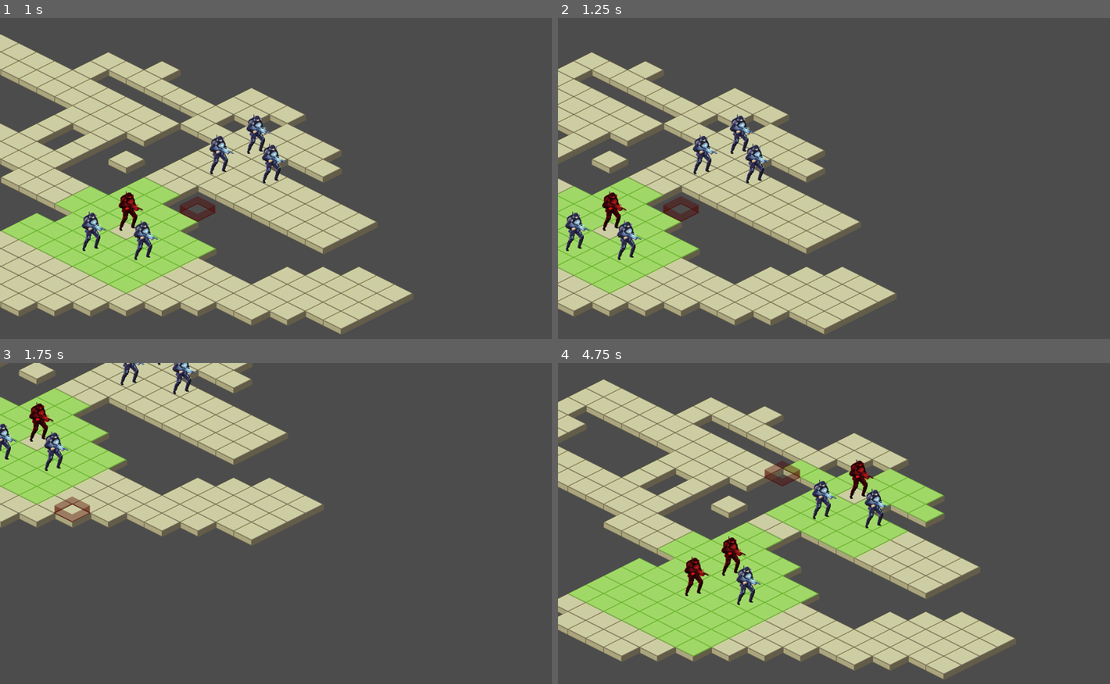
Above: before the commit, frames 1-4 (two rows, left to right).
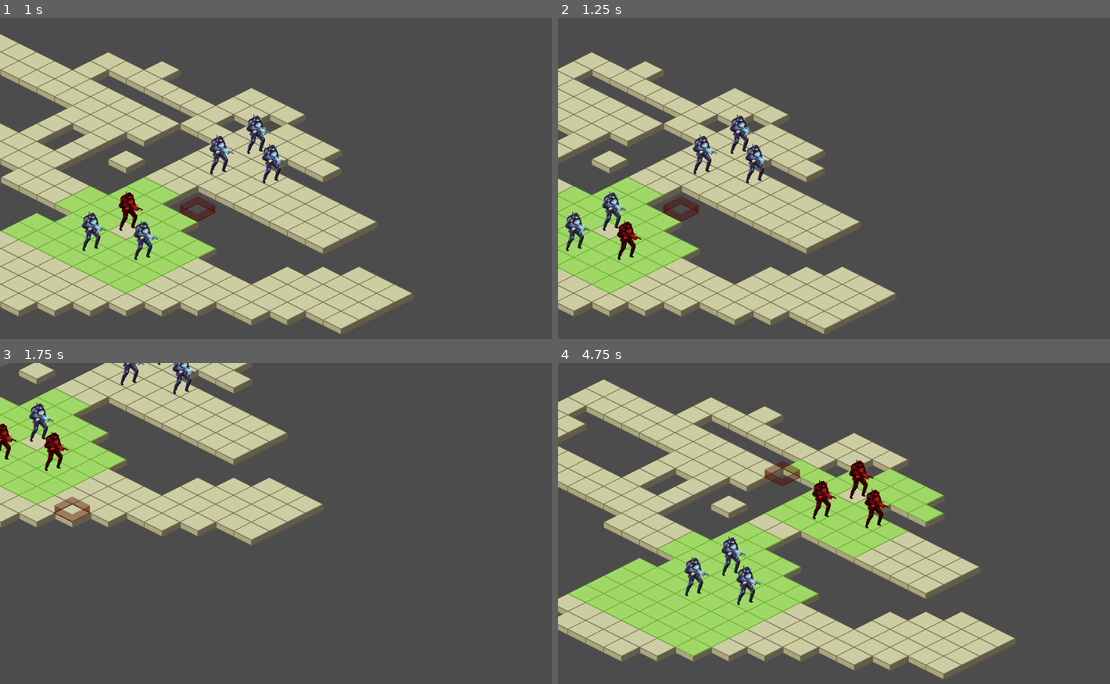
Above: after the commit, the same moments.

Repository: gamerevar/proyecto-comunitario-1-gd
Game: Godot game, scene res://scenes/TestScenes/TestScene.tscn
The game is run twice, just before and just after one commit, with the same random seed, the same clock (stepped at 60 frames per second) and the same inputs. This scene is started directly instead of the project's main scene.
Inputs (mouse positions are in pixels of both pictures, inside the frame that each line leads up to):
- Up to frame 1 (1 s): tap Enter at 0.5 s; move the mouse to (259, 210) at 0.52 s; hold Right (ui_right) from 0.53 s (still down); click (259, 210) at 0.67 s
- Up to frame 2 (1.25 s): keep holding Right (ui_right)
- Up to frame 3 (1.75 s): move the mouse to (66, 584) at 1.27 s; release Right (ui_right) at 1.28 s; hold Down (ui_down) from 1.28 s (still down); click (66, 584) at 1.42 s
- Up to frame 4 (4.75 s): move the mouse to (558, 369) at 2.02 s; release Down (ui_down) at 2.03 s; hold Right (ui_right) 2.03-2.78 s; click (558, 369) at 2.17 s; move the mouse to (817, 587) at 2.77 s; hold Up (ui_up) 2.78-3.53 s; click (817, 587) at 2.92 s; move the mouse to (1016, 571) at 3.52 s; hold Left (ui_left) from 3.53 s (still down); move the mouse to (707, 478) at 4.27 s; click (707, 478) at 4.42 s

Frame 1 is identical in both runs. In frame 2, 0.5% of the frame differs, in the area x 7-16%, y 54-76%; in frame 3, 0.6%; in frame 4, 1.0%, in the area x 22-61%, y 36-73%.

Commit message:
Agregado código de testeo.
https://github.com/gamerevar/proyecto-comunitario-1-gd/issues/100

Se debería borrar antes de mergear.

Diff:
--- a/scenes/Unit/Unit.gd
+++ b/scenes/Unit/Unit.gd
@@ -30,6 +30,12 @@
 func select()-> void:
 	selected = true
 	soldier_sprite.modulate = Color(0.972549, 0.105882, 0.105882)
+	# Codigo de testeo para probar la rotacion de turnos con el TurnController
+	# Borrar cuando se mergee el branch
+	yield(get_tree().create_timer(1.0), "timeout")
+	action_points -= 1
+	unselect()
+	emit_signal("end_of_action")
 
 func unselect()-> void:
 	selected = false
